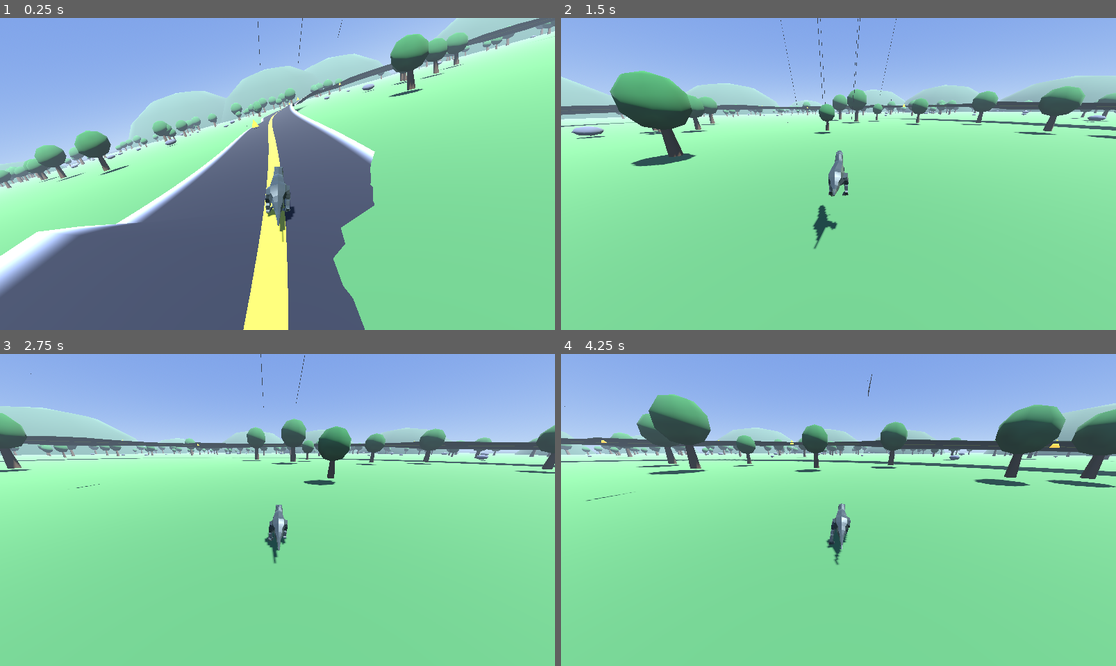
Above: before the commit, frames 1-4 (two rows, left to right).
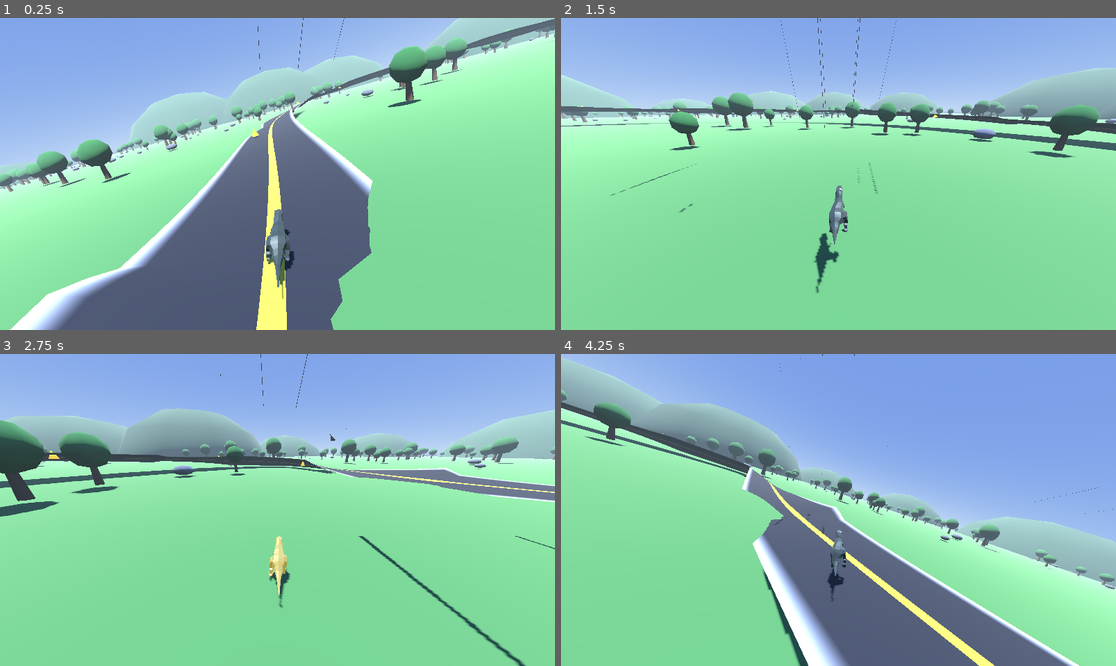
Above: after the commit, the same moments.

Repository: antoniojmonge/dinogame
Game: Godot game, scene res://scenes/main.tscn
Two runs of this game, one before a commit and one after it. Both use one fixed random seed, a clock stepped at 60 frames per second and the inputs below.
Inputs:
- Up to frame 1 (0.25 s): no input
- Up to frame 2 (1.5 s): hold D (move_right) 0.53-1.28 s; hold Shift (drift, bound only after the commit) 0.53-1.28 s; tap Space (jump) at 0.77 s; hold A (move_left) from 1.28 s (still down); tap Shift (drift, bound only after the commit) at 1.35 s
- Up to frame 3 (2.75 s): tap Space (jump) at 1.52 s; release A (move_left) at 2.03 s; hold D (move_right) from 2.03 s (still down); hold Shift (drift, bound only after the commit) from 2.03 s (still down)
- Up to frame 4 (4.25 s): release Shift (drift, bound only after the commit) at 2.78 s; tap Shift (drift, bound only after the commit) at 2.85 s; tap Space (jump) at 3.02, 3.77 s; release D (move_right) at 3.53 s; hold A (move_left) from 3.53 s (still down); hold Shift (drift, bound only after the commit) from 3.53 s (still down)

The runs differ from the first frame. In frame 1, 19% of the frame differs, in the area x 0-100%, y 0-100%; in frame 2, 12%; in frame 3, 16%; in frame 4, 56%.

Commit message:
Derrape con turbo y camara SpringArm3D
- Input 'drift' (Shift); al derrapar gira mas cerrado y carga niveles

- Al soltar, aplica boost x1.35/1.6/1.9 segun la carga

- Feedback con emission del dino (amarillo/naranja/azul) y boost cian

- Camara en SpringArm3D que evita atravesar geometria y se aleja en el boost

Diff:
--- a/project.godot
+++ b/project.godot
@@ -38,6 +38,11 @@
 "events": [Object(InputEventKey,"resource_local_to_scene":false,"resource_name":"","device":-1,"window_id":0,"alt_press …(190 unchanged characters)…
 ]
 }
+drift={
+"deadzone": 0.2,
+"events": [Object(InputEventKey,"resource_local_to_scene":false,"resource_name":"","device":-1,"window_id":0,"alt_pressed":false,"shift_pressed":false,"ctrl_pressed":false,"meta_pressed":false,"pressed":false,"keycode":0,"physical_keycode":4194325,"key_label":0,"unicode":0,"location":0,"echo":false,"script":null)
+]
+}
 
 [rendering]
 
--- a/scenes/dino.tscn
+++ b/scenes/dino.tscn
@@ -17,5 +17,9 @@
 transform = Transform3D(1, 0, 0, 0, 1, 0, 0, 0, 1, 0, 1.7, 0)
 shape = SubResource("CapsuleShape3D_body")
 
-[node name="Camera3D" type="Camera3D" parent="."]
-transform = Transform3D(1, 0, 0, 0, 0.939693, 0.34202, 0, -0.34202, 0.939693, 0, 3.5, 6)
+[node name="CameraRig" type="SpringArm3D" parent="."]
+transform = Transform3D(1, 0, 0, 0, 0.939693, 0.34202, 0, -0.34202, 0.939693, 0, 3, 0)
+spring_length = 6.0
+margin = 0.2
+
+[node name="Camera3D" type="Camera3D" parent="CameraRig"]
--- a/scripts/dino.gd
+++ b/scripts/dino.gd
@@ -1,8 +1,7 @@
 extends CharacterBody3D
 
-## Controlador estilo Sonic: corre solo hacia adelante, gira y salta.
-## Se alinea a la superficie (up_dir segun la normal del suelo) para
-## poder recorrer rampas peraltadas y loops verticales.
+## Controlador estilo Sonic/CTR: corre solo, gira, salta y DERRAPA para
+## cargar un turbo. La camara va en un SpringArm3D (evita atravesar geometria).
 
 @export var max_speed := 22.0
 @export var acceleration := 25.0
@@ -13,18 +12,36 @@
 @export var outline_enabled := true
 @export var rim_enabled := true
 
+@export_group("Derrape / Turbo")
+@export var drift_steer_mult := 1.9
+@export var drift_min_speed := 8.0
+@export var drift_charge_levels: Array[float] = [0.6, 1.5, 2.5]
+@export var boost_multipliers: Array[float] = [1.35, 1.6, 1.9]
+@export var boost_duration := 1.2
+
 @onready var anim: AnimationPlayer = $Model/AnimationPlayer
-@onready var camera: Camera3D = $Camera3D
+@onready var camera_rig: SpringArm3D = $CameraRig
+@onready var camera: Camera3D = $CameraRig/Camera3D
 
 const ANIM_IDLE := "Armature|TRex_Idle"
 const ANIM_WALK := "Armature|TRex_Walk"
 const ANIM_RUN := "Armature|TRex_Run"
 const ANIM_JUMP := "Armature|TRex_Jump"
 
+const CAM_BASE_LENGTH := 6.0
+const CAM_BOOST_LENGTH := 8.5
+
 var speed := 0.0
 var up_dir := Vector3.UP
 var _vertical := 0.0
 var _air_time := 0.0
+
+var _drifting := false
+var _drift_charge := 0.0
+var _drift_level := 0
+var _boost_timer := 0.0
+var _boost_mult := 1.0
+var _dino_mats: Array[StandardMaterial3D] = []
 
 
 func _ready() -> void:
@@ -64,6 +81,7 @@
 					mat.rim_enabled = true
 					mat.rim = 0.5
 					mat.rim_tint = 0.3
+				_dino_mats.append(mat)
 
 
 func _all_meshes(n: Node) -> Array:
@@ -96,8 +114,13 @@
 	up_direction = up_dir
 
 	var turn := Input.get_axis("move_left", "move_right")
-	if turn != 0.0:
-		transform.basis = (Basis(up_dir, -turn * steering_speed * delta) * transform.basis).orthonormalized()
+	_update_drift(delta, turn, on_floor)
+
+	var steer_amount := turn * steering_speed
+	if _drifting:
+		steer_amount *= drift_steer_mult
+	if steer_amount != 0.0:
+		transform.basis = (Basis(up_dir, -steer_amount * delta) * transform.basis).orthonormalized()
 
 	var fwd := -transform.basis.z
 	fwd = fwd - up_dir * fwd.dot(up_dir)
@@ -116,16 +139,48 @@
 	else:
 		_vertical -= gravity * delta
 
-	speed = move_toward(speed, max_speed, acceleration * delta)
+	var target_speed := max_speed * _boost_mult
+	speed = move_toward(speed, target_speed, acceleration * delta)
 	velocity = fwd * speed + Vector3.UP * _vertical
 
 	move_and_slide()
 
 	_update_animation()
 	_update_camera(delta)
+	_update_drift_visual()
 
 	if global_position.y < -20.0:
 		get_tree().reload_current_scene()
+
+
+func _update_drift(delta: float, turn: float, on_floor: bool) -> void:
+	if _boost_timer > 0.0:
+		_boost_timer -= delta
+		if _boost_timer <= 0.0:
+			_boost_mult = 1.0
+
+	var turning := absf(turn) > 0.15
+	if Input.is_action_pressed("drift") and on_floor and speed > drift_min_speed and turning:
+		if not _drifting:
+			_drifting = true
+			_drift_charge = 0.0
+		_drift_charge += delta
+		var lvl := 0
+		for i in drift_charge_levels.size():
+			if _drift_charge >= drift_charge_levels[i]:
+				lvl = i + 1
+		_drift_level = lvl
+	elif _drifting:
+		_release_drift()
+
+
+func _release_drift() -> void:
+	_drifting = false
+	if _drift_level > 0 and _drift_level <= boost_multipliers.size():
+		_boost_mult = boost_multipliers[_drift_level - 1]
+		_boost_timer = boost_duration
+	_drift_charge = 0.0
+	_drift_level = 0
 
 
 func _update_animation() -> void:
@@ -135,14 +190,42 @@
 		_play(ANIM_JUMP)
 	else:
 		_play(ANIM_RUN)
-		anim.speed_scale = clampf(speed / max_speed, 0.7, 1.6)
+		anim.speed_scale = clampf(speed / max_speed, 0.7, 1.8)
 
 
 func _update_camera(delta: float) -> void:
-	if camera == null:
-		return
-	var target_fov := lerpf(68.0, 88.0, speed / max_speed)
-	camera.fov = lerpf(camera.fov, target_fov, clampf(6.0 * delta, 0.0, 1.0))
+	var t := clampf(speed / max_speed, 0.0, 1.6)
+	if camera:
+		var target_fov := lerpf(68.0, 90.0, clampf(t, 0.0, 1.0))
+		camera.fov = lerpf(camera.fov, target_fov, clampf(6.0 * delta, 0.0, 1.0))
+	if camera_rig:
+		var target_len := CAM_BOOST_LENGTH if _boost_timer > 0.0 else CAM_BASE_LENGTH
+		camera_rig.spring_length = lerpf(camera_rig.spring_length, target_len, clampf(3.0 * delta, 0.0, 1.0))
+
+
+func _update_drift_visual() -> void:
+	var energy := 0.0
+	var col := Color(0.0, 0.0, 0.0)
+	if _drifting and _drift_level > 0:
+		col = _drift_color(_drift_level)
+		energy = 0.3 + 0.35 * float(_drift_level)
+	elif _boost_timer > 0.0:
+		col = Color(0.4, 0.85, 1.0)
+		energy = 1.2
+	for m in _dino_mats:
+		m.emission_enabled = energy > 0.0
+		m.emission = col
+		m.emission_energy_multiplier = energy
+
+
+func _drift_color(level: int) -> Color:
+	match level:
+		1:
+			return Color(1.0, 0.9, 0.3)
+		2:
+			return Color(1.0, 0.55, 0.12)
+		_:
+			return Color(0.4, 0.7, 1.0)
 
 
 func _play(name: String, force := false) -> void:
